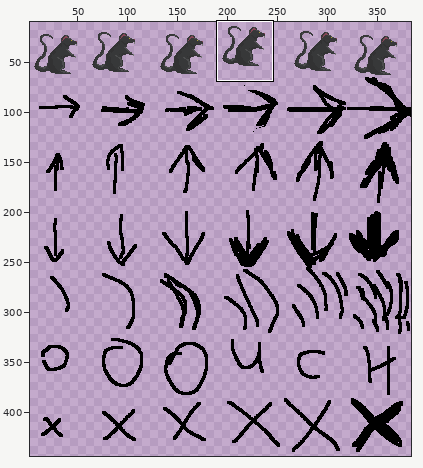
A sprite sheet gets an edit: LostInTheMap/assets/graphics/characters/rat.png. Above, an overview of the earlier version with the close-up marked.
Close-up. Old version:
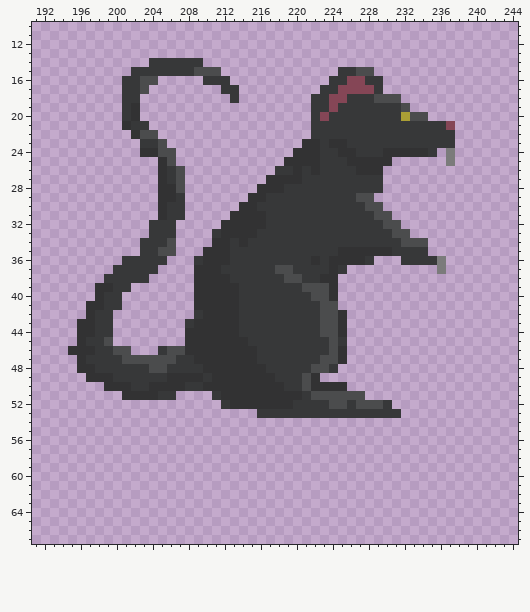
The file is 384x448 pixels. Shown: x 191..244, y 10..67. The wide view leaves out empty margins. The commit also changed other parts of the picture, which this record leaves out.
After the commit:
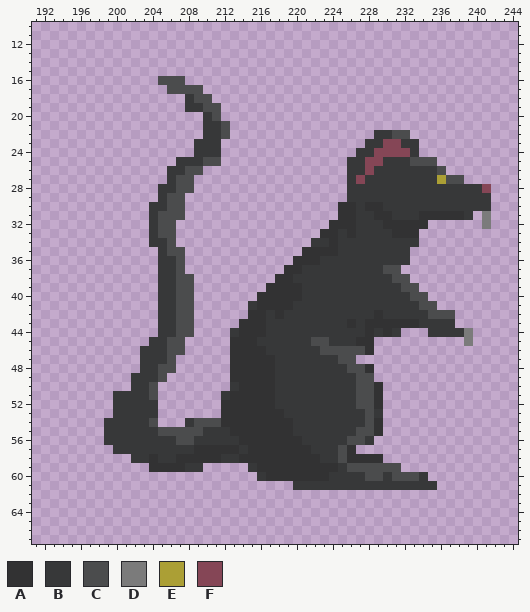
Palette (. is transparent): A #323233  B #373839  C #4b4c4d  D #7b7b7b  E #ab9f35  F #854656
Changes in this commit:
Changed rows in their new state; - is an unchanged pixel.
first column x 195:
14 ---------......--------------------------------
15 -------..........-------------....-------------
16 ------....CCC--...-----------......------------
17 ------...--CCCC--..---------.......------------
18 ------..-----BCC--.--------..........----------
19 ------..-----BBCC----------...........---------
20 ------..-------BC----------.............-------
21 ------...------BBC---------................----
22 -------...-----BBC---------.......--CC.....----
23 --------...---BBB---------.......--FF--....----
24 --------....--BBB--------.......--FFFFB..-.----
25 ----------..BBBCC-------.......BBFFBBBCCC-.----
26 ----------.-BCC--------........-BFBBBBBBBC-----
27 ----------.--C--------.........-F--BBBBBBECC---
28 ----------BB-C-------..........----BBBBBBBBBBBF
29 ----------BCC-------...........-BBBBBBBBBBBBBBB
30 ---------BBCC------...........AA-AABBBBBBBBBBBB
31 ---------BCCC-----............AA--AABBBAAAAAB-D
32 ----------CC-----............AAA---AAAAA------D
33 ----------CC----............AA-A----AAA--------
34 --------.-------...........--A-------BB.-------
35 --------..B-C--...........AAAABBBBBB--..-------
36 ------....-BC-...........AA--BBBB-BBB-....-----
37 -----.....BBC-..........AA---B-BBBBCC----.-----
38 ----.....-BBCC.........AAB--BBBBBBBBCC---------
39 ---....---BBCC........AAAABBBBBBBBBBBCC--------
40 ---...----BBCC.......AAAAA-BBBBBBBBBBBCC-------
41 --....----BBCC......-AAAA---BBBBBBBBBBBCC------
42 --...-----BBCC......AA-A----BBBBBBABBBBBCCC----
43 -....-----BBCC.....AAA------BBBABAAAAAABBBB----
44 -....-----BBCC....BAAA------BBBBBABAB---BBBBD--
45 -....----BBCC.....--A------CCB-BAA----------D--
46 .......-BB---.....---A------C-CCCA-------------
47 -.......BBB-......---AA-----BBCC---------------
48 -.......-B-C......----A----BB-BCCA-------------
49 --.....---C.......--------BBBBBBCC-------------
50 ----...--C........B----B--BBBBBBCCA------------
51 -----BBBBC..----.B-----BBB-BBBBB-CA------------
52 -----BBBBB-------A-----BB----BB---A.-----------
53 -----BBBBB-------AAAAAAA---------C-..----------
54 ----BBBBBC---BCCCAAAAAAAABBBBBBBBCA------------
55 ----BBBBBBCCCCCBBBAAAAAAABBBBBBBCCA------------
56 ----BBBBBBBBCCBBBBBAAAAAAABBBBBCCB-------------
57 -----BBBBBBBBBAAAAABAAAAAAABBBCA---------------
58 -------BBABBAAAAABBAAAAAAAAABBCAAAA------------
59 ---------AAAABB-----BAAAAAAAAABCCCCCC----------
60 ---------------------BAAAAAAABBBBCCBCCCB-------
61 -------------------------BBBBBBBBBBBBBBBB------
